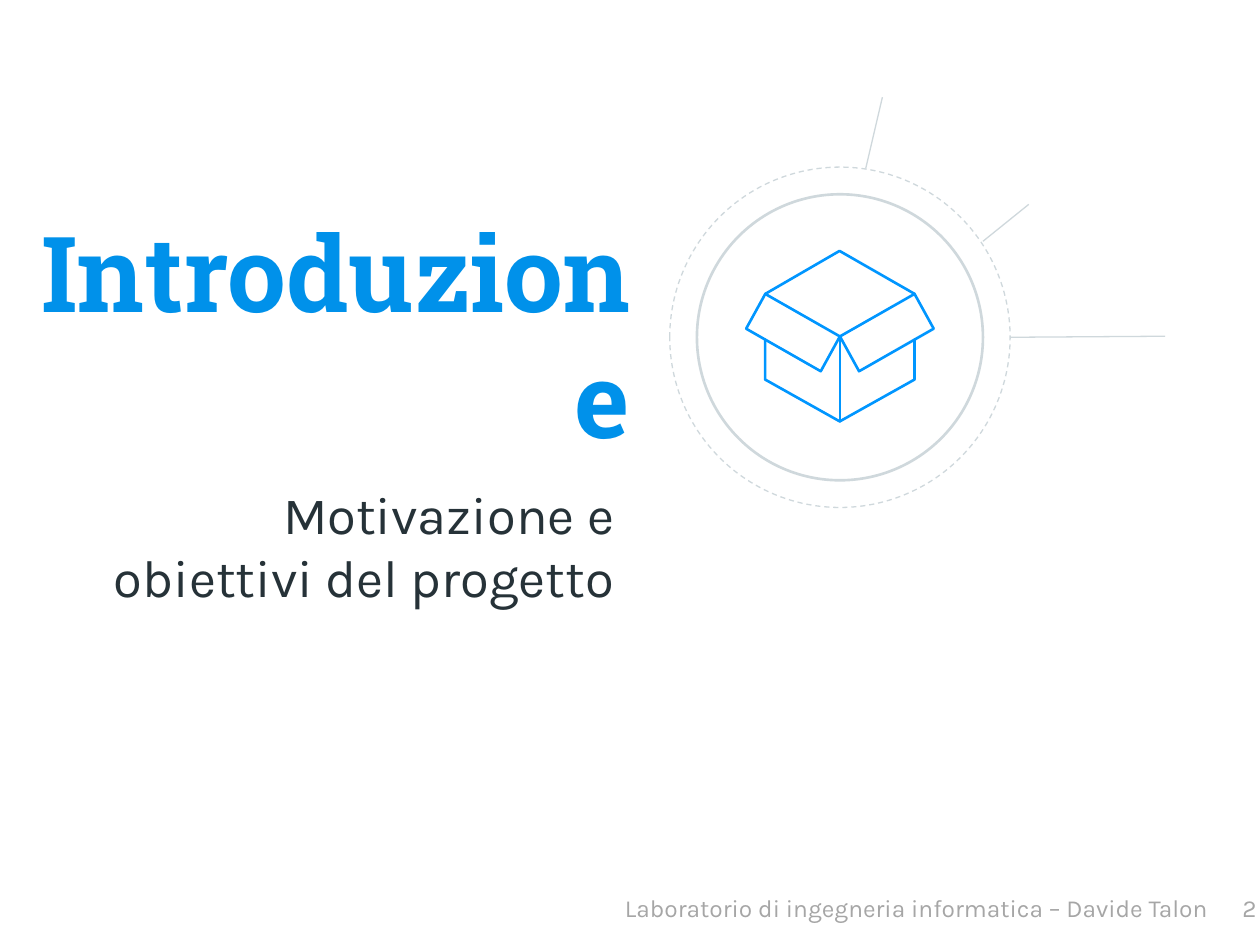
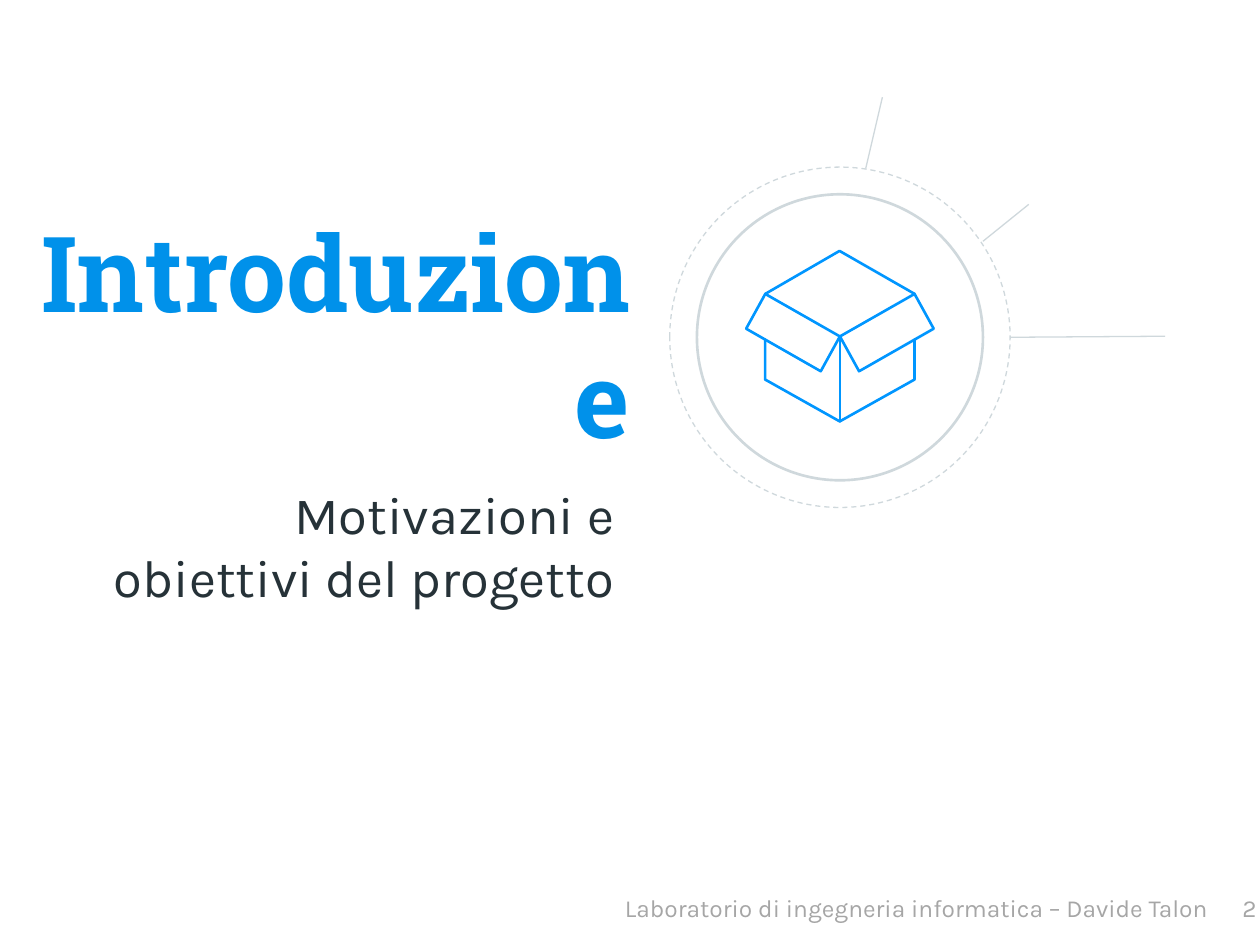
Before and after one commit to davidetalon/link, a slide deck: slide 3 of Presentation slides/Presentazione.pptx. Drawn at 1260x945 pixels with LibreOffice and Linux fonts; fonts in the diff are those of the drawing; background and template pictures are left out. Boxes give left, top, right and bottom in pixels: in the first picture for what was removed or moved away, otherwise in the second. Text is boxed around its words. In the diff, an @@ line names an element or a change of style, - is before the commit and + after.

```diff
--- a/Presentation slides/Presentazione.pptx
+++ b/Presentation slides/Presentazione.pptx
@@ subtitle at [114,498,614,609]: text changed @@
-Motivazione e obiettivi del progetto
+Motivazioni e obiettivi del progetto
```
Also in this commit, not shown: 7 other slides changed, 1 other file.
